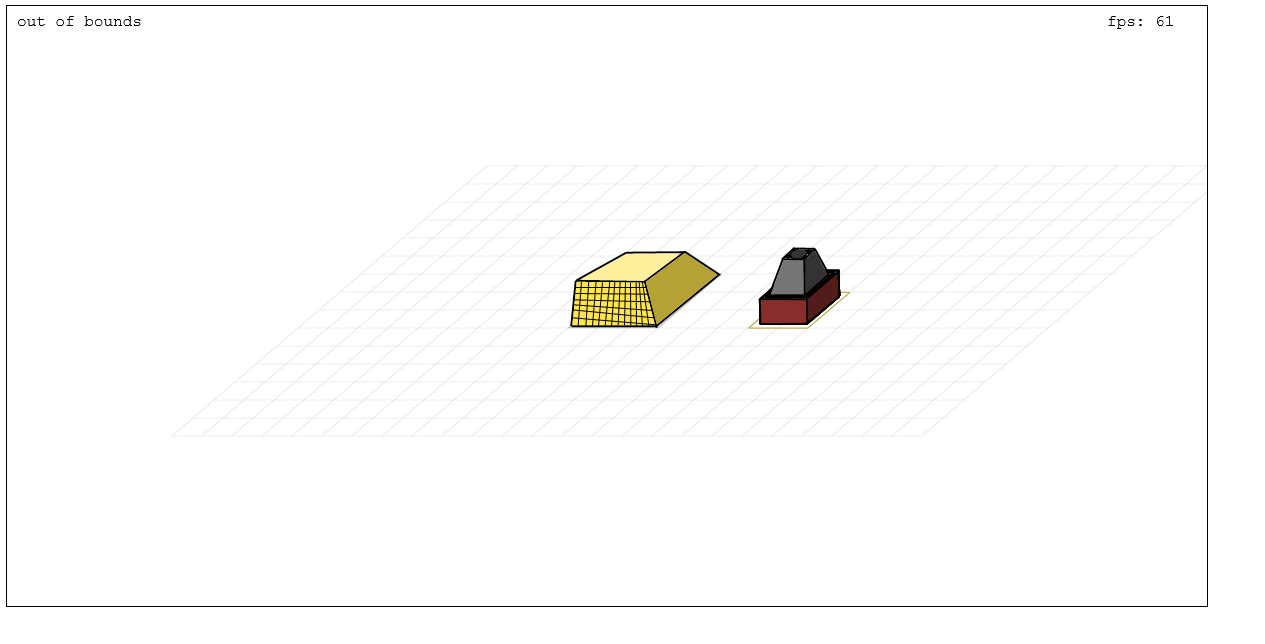
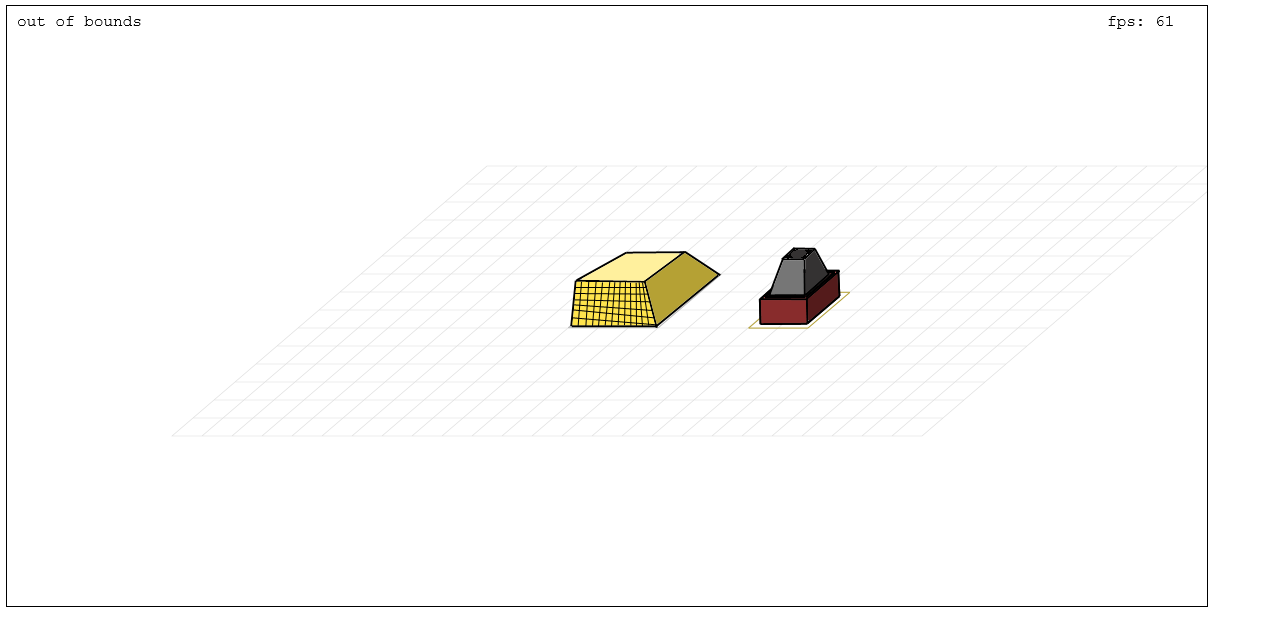
Before/after of a w=1265, h=644 layered artwork. What changed in the layer stack:
removed layer "base opened copy 2" from group "Canon out" over [758, 269, 841, 325]
moved "base opened copy 3" into group "Canon out", painted on it over [758, 269, 841, 325]
hid group "Canon charging 3" (2 layers) over [758, 257, 841, 325]
moved "base opened copy 4" into group "Canon charging 3", painted on it over [758, 269, 841, 325]
hid group "Canon charging 2" (2 layers) over [758, 267, 841, 325]
moved "base opened copy 5" into group "Canon charging 2", painted on it over [758, 269, 841, 325]
hid group "base open" (2 layers) over [758, 269, 841, 325]
hid group "base opening 2" (4 layers) over [758, 269, 841, 326]
removed layer "base opening 1" (1st of 2, in "Canon" › "base opening 2") from group "base opening 2" over [758, 269, 841, 326]
moved "base opening 1 copy" into group "base opening 2", painted on it over [758, 269, 841, 326]
hid group "base opening 1" (in "Canon") (4 layers) over [758, 269, 841, 325]
renamed "Shape 68" to "Shape 68 copy", hid it, painted on it over [758, 269, 841, 325]
hid "Shape 34" over [759, 270, 841, 325]
